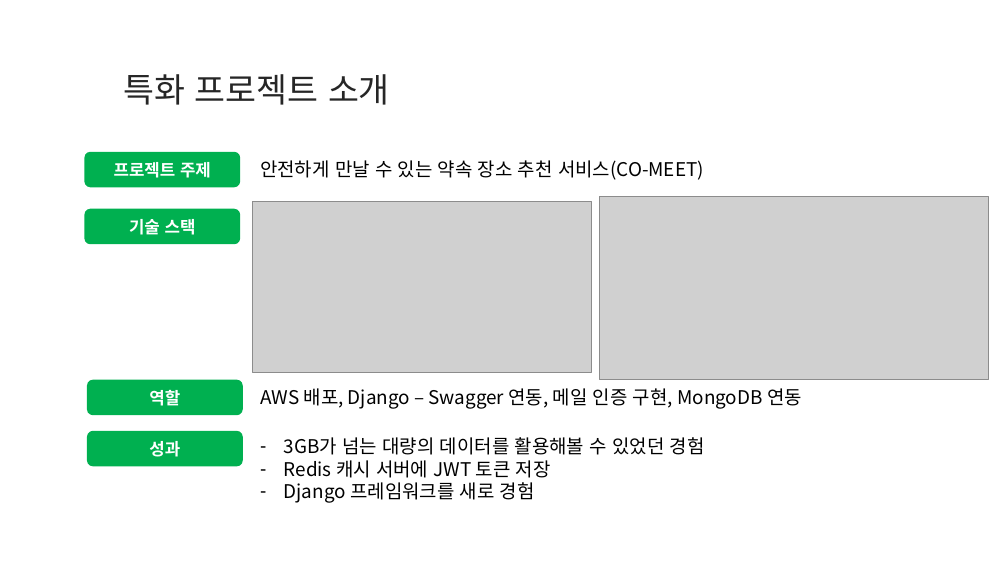
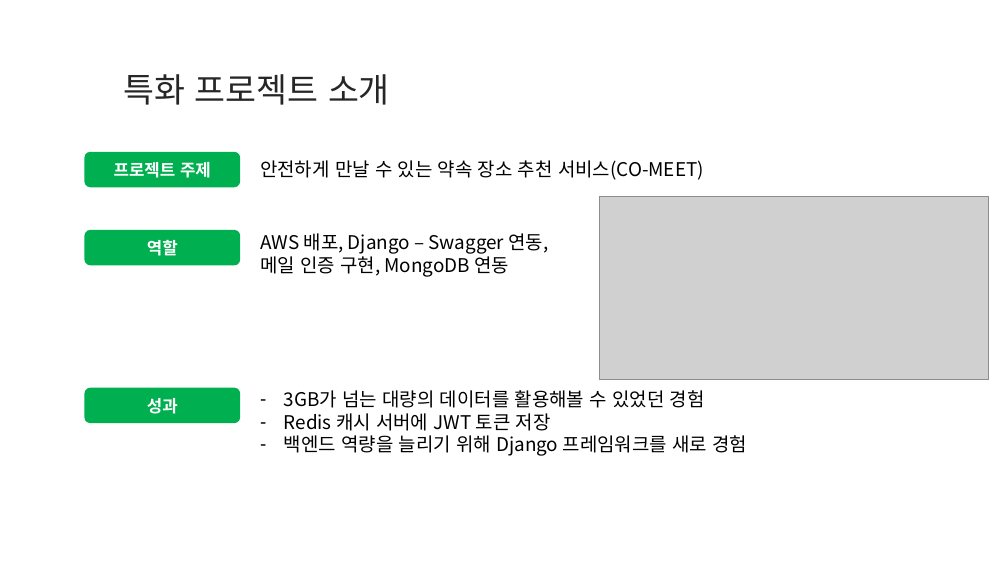
Before and after one commit to shim99887/TMI, a slide deck: slide 3 of docs/Introduce/SDS_자기소개_최낙훈.pptx. Drawn at 1008x567 pixels with LibreOffice and Linux fonts; fonts in the diff are those of the drawing; grey boxes stand for pictures; background and template pictures are left out. Boxes give left, top, right and bottom in pixels: in the first picture for what was removed or moved away, otherwise in the second. Text is boxed around its words. In the diff, an @@ line names an element or a change of style, - is before the commit and + after.

```diff
--- a/docs/Introduce/SDS_자기소개_최낙훈.pptx
+++ b/docs/Introduce/SDS_자기소개_최낙훈.pptx
@@ rounded rectangle removed at (85,209,240,244) @@
-기술 스택
@@ picture removed at (253,201,591,372) @@
@@ rounded rectangle "역할": place and size @@
-rounded rectangle "역할" at (87,380,243,415)
+rounded rectangle "역할" at (85,230,240,265)
@@ text "AWS 배포, Django – Swagger ..." rewrapped from (260,388,802,409) to (260,233,549,277) @@
@@ rounded rectangle "성과": place and size @@
-rounded rectangle "성과" at (87,431,243,467)
+rounded rectangle "성과" at (85,388,240,423)
@@ text "3GB가 넘는 대량의 데이터를 활용해볼 ...": place and size @@
-text "3GB가 넘는 대량의 데이터를 활용해볼 ..." at (284,437,705,503)
+text "3GB가 넘는 대량의 데이터를 활용해볼 ..." at (284,390,747,456)
@@ text at (284,435,747,456): text changed @@
-– Django 프레임워크를 새로 경험
+– 백엔드 역량을 늘리기 위해 Django 프레임워크를 새로 경험
```
Also in this commit, not shown: 2 other slides changed.
